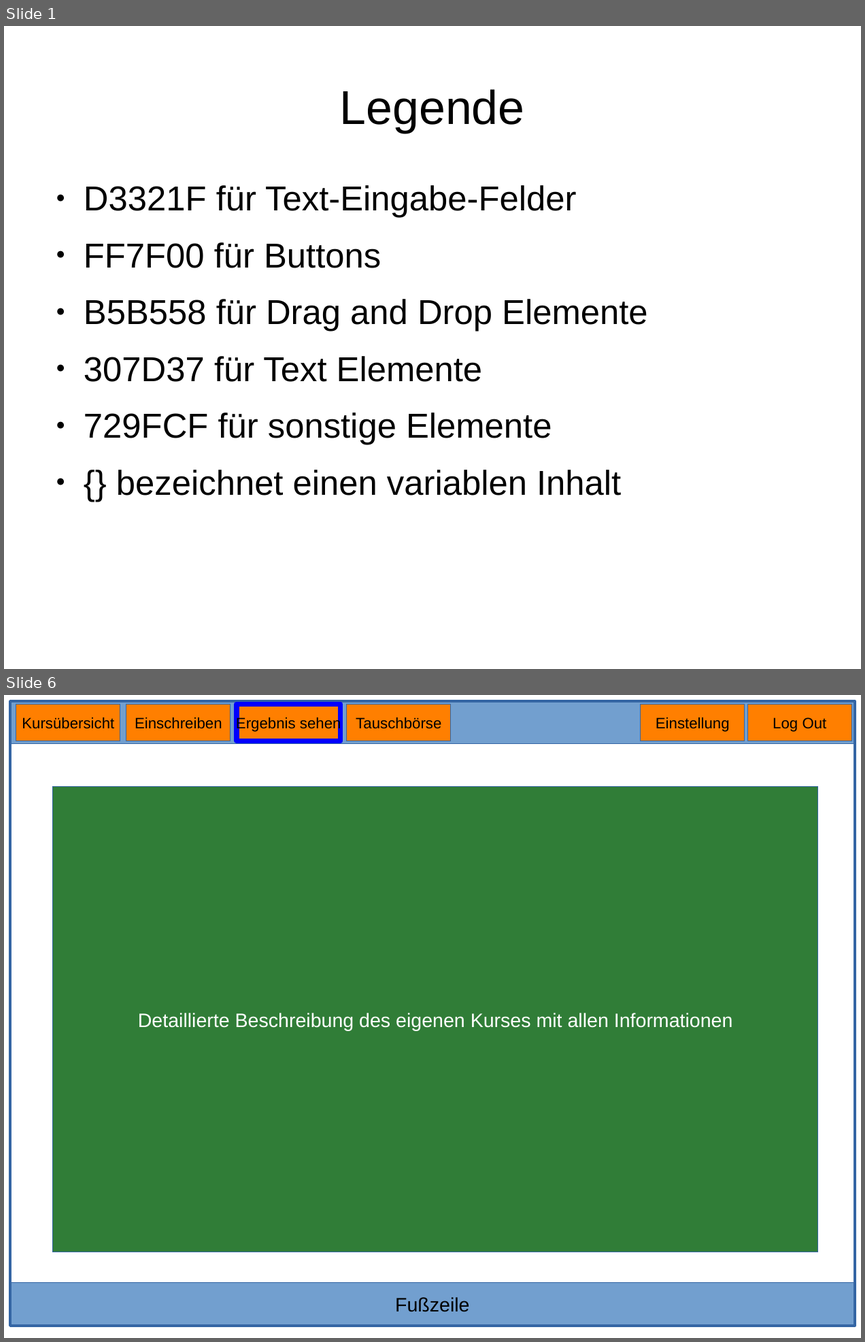
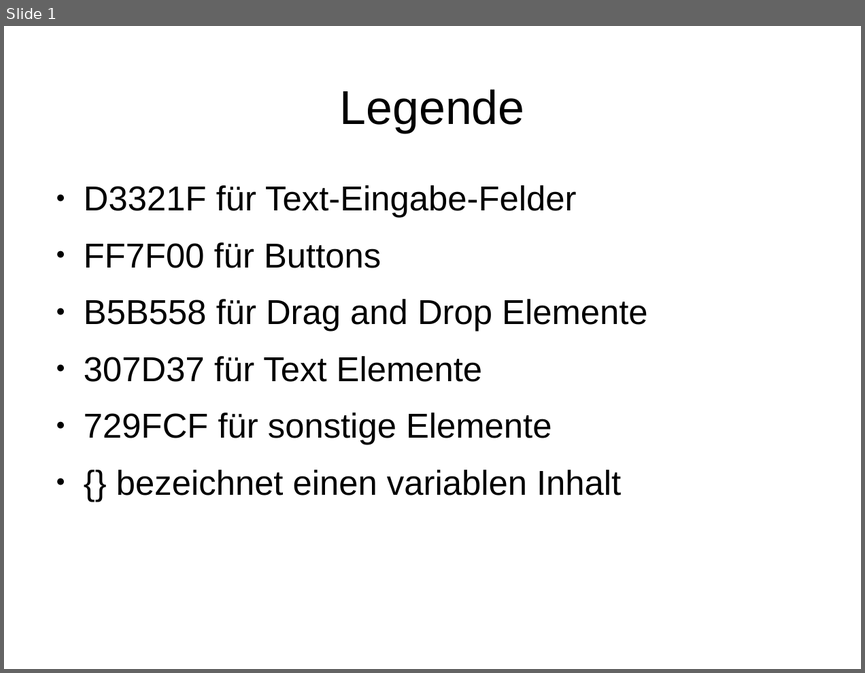
Before and after one commit to BWolfJena/BWolf, a slide deck: Backend MockUps.odp. Shown one above the other, each under a label of ours: slides 1 and 6 before the commit, slide 1 after it; the slides between them are not shown. The pictures are 865x1342 and 865x673 pixels, drawn with LibreOffice and Linux fonts; fonts in the diff are those of the drawing. Boxes give left, top, right and bottom in pixels: in the first picture for what was removed or moved away, otherwise in the second. Text is boxed around its words. In the diff, an @@ line names an element or a change of style, - is before the commit and + after.

```diff
--- a/Backend MockUps.odp
+++ b/Backend MockUps.odp
@@ slide 6 removed at <box>4,695,861,1338</box>, background #FFFFFF @@
@@ rectangle removed at <box>10,701,855,744</box> @@
@@ rectangle removed at <box>10,701,855,1325</box> @@
@@ rectangle removed at <box>16,705,121,741</box> @@
-Kursübersicht
@@ rectangle removed at <box>126,705,230,741</box> @@
-Einschreiben
@@ rectangle removed at <box>237,705,341,741</box> @@
-Ergebnis sehen
@@ rectangle removed at <box>347,705,451,741</box> @@
-Tauschbörse
@@ rectangle removed at <box>640,705,745,741</box> @@
-Einstellung
@@ rectangle removed at <box>748,705,852,741</box> @@
-Log Out
@@ rectangle removed at <box>53,787,818,1252</box> @@
-Detaillierte Beschreibung des eigenen Kurses mit allen Informationen
@@ rectangle removed at <box>10,1283,855,1325</box> @@
-Fußzeile
```
Also in this commit, not shown: 1 slide changed, 3 slides added, 5 other slides removed.
